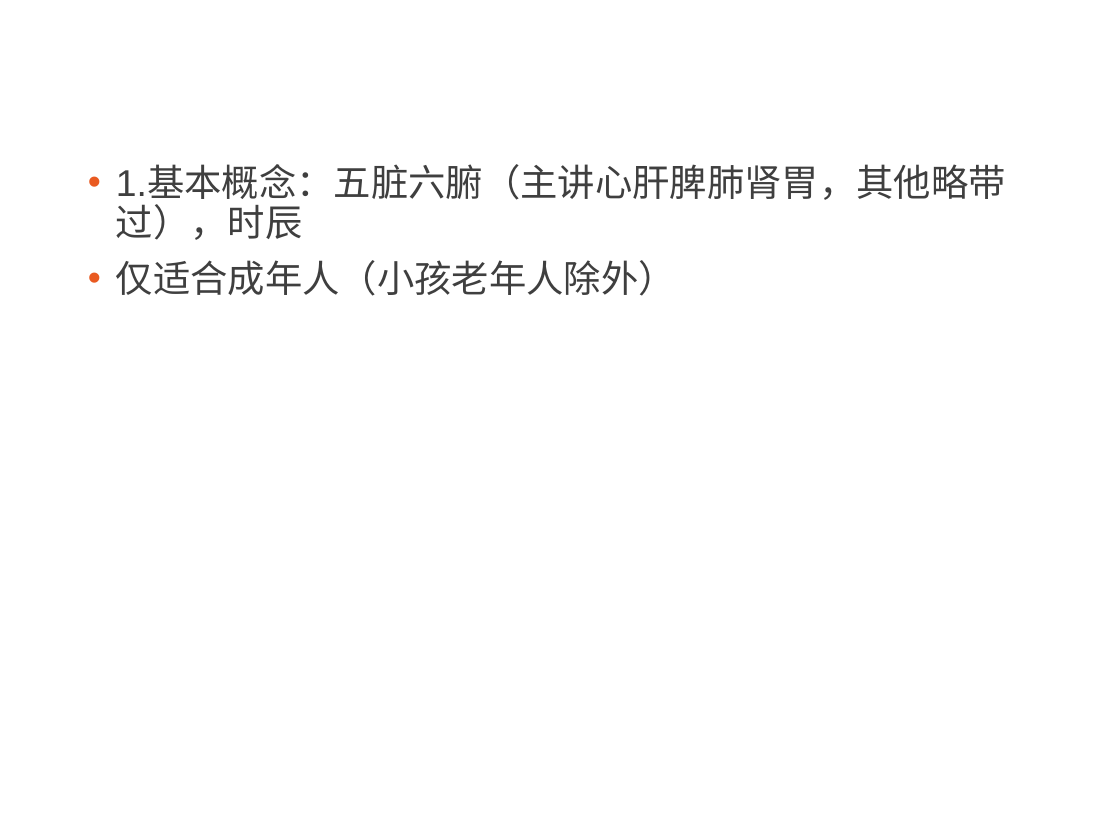
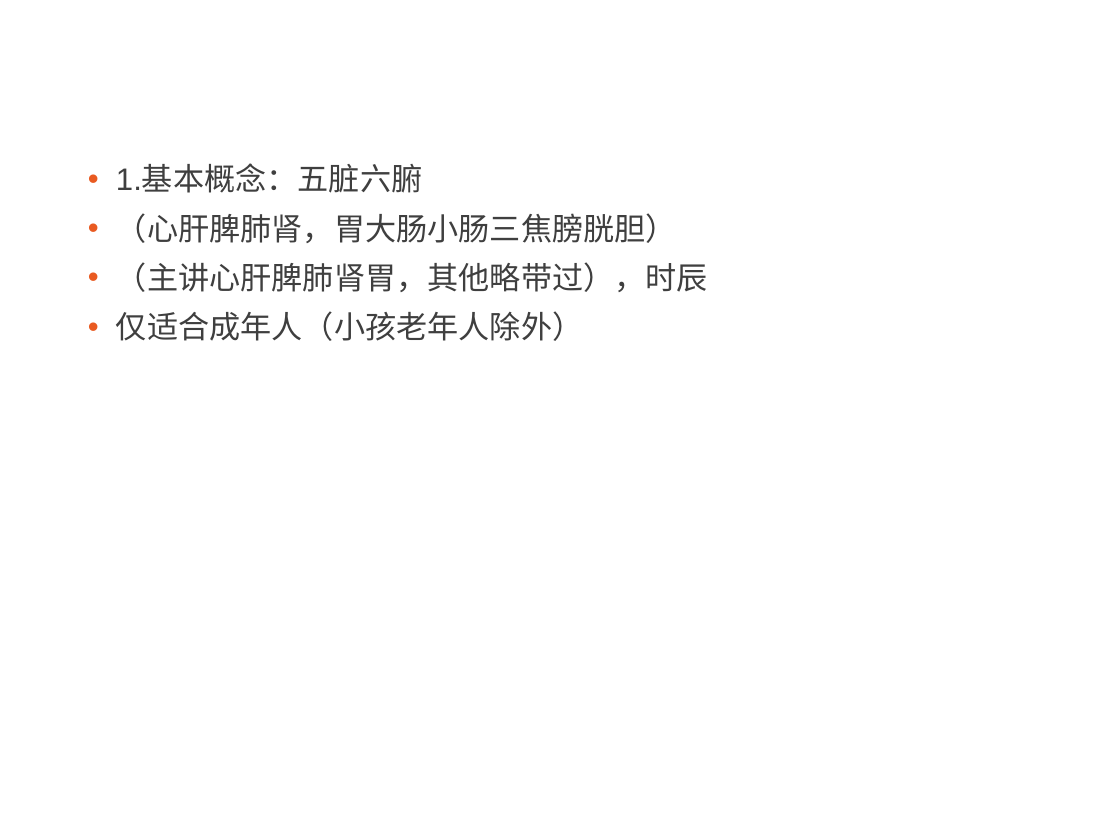
Before and after one commit to CatMan1994/file, a slide deck: slide 2 of 中医与养生分享会/中医与养生.ppt. Drawn at 1120x840 pixels with LibreOffice and Linux fonts; fonts in the diff are those of the drawing; background and template pictures are left out. Boxes give left, top, right and bottom in pixels: in the first picture for what was removed or moved away, otherwise in the second. Text is boxed around its words. In the diff, an @@ line names an element or a change of style, - is before the commit and + after.

```diff
--- a/中医与养生分享会/中医与养生.ppt
+++ b/中医与养生分享会/中医与养生.ppt
@@ text at (116, 166, 708, 292): text changed; size 24 to 20 pt @@
-• 1.基本概念：五脏六腑（主讲心肝脾肺肾胃，其他略带过），时辰
+• 1.基本概念：五脏六腑
+• （心肝脾肺肾，胃大肠小肠三焦膀胱胆）
+• （主讲心肝脾肺肾胃，其他略带过），时辰
@@ text at (116, 311, 583, 341): size 24 to 20 pt in "仅适合成年人（小孩老年人除外）" @@
```
Also in this commit, not shown: 4 other slides changed, 1 other file.
